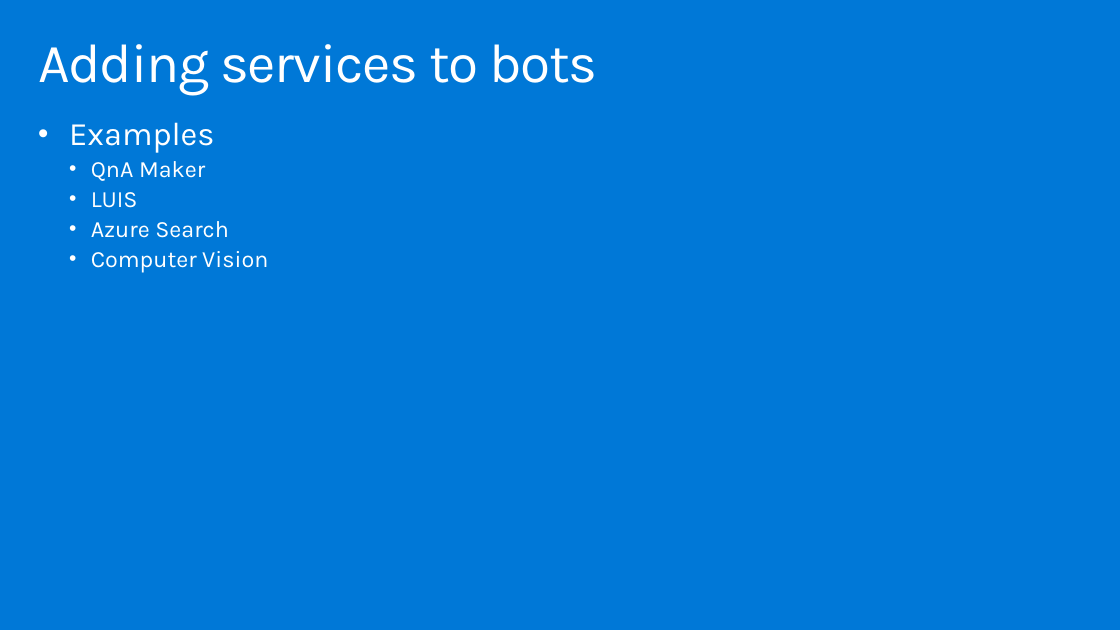
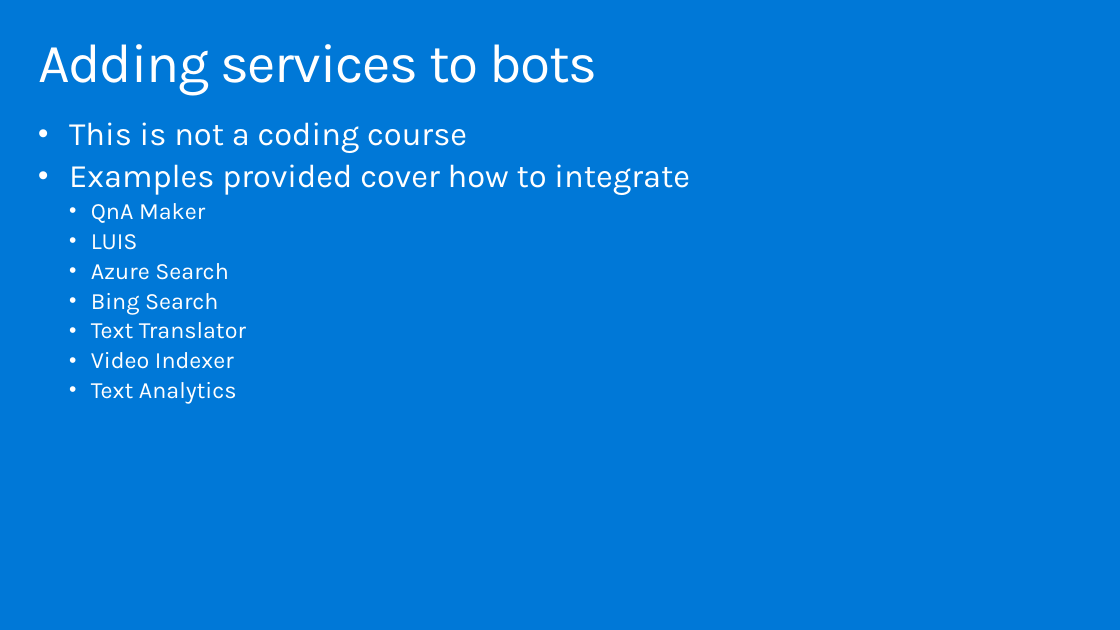
Before and after one commit to joeax/LearnAI-DesigningandArchitectingIntelligentAgents, a slide deck: slide 12 of 05-cognitive_services/resources/slides/IntelligentAgent_05_CognitiveServices_Instructor.pptx. Drawn at 1120x630 pixels with LibreOffice and Linux fonts; fonts in the diff are those of the drawing; background and template pictures are left out. Boxes give left, top, right and bottom in pixels: in the first picture for what was removed or moved away, otherwise in the second. Text is boxed around its words. In the diff, an @@ line names an element or a change of style, - is before the commit and + after.

```diff
--- a/05-cognitive_services/resources/slides/IntelligentAgent_05_CognitiveServices_Instructor.pptx
+++ b/05-cognitive_services/resources/slides/IntelligentAgent_05_CognitiveServices_Instructor.pptx
@@ text at (69, 122, 690, 195): text changed @@
-• Examples
+• This is not a coding course
+• Examples provided cover how to integrate
@@ text at (91, 293, 246, 404): text changed @@
-  • Computer Vision
+  • Bing Search
+  • Text Translator
+  • Video Indexer
+  • Text Analytics
```
Also in this commit, not shown: 8 other slides changed, 1 slide added, 9 slides removed, 2 other files.
